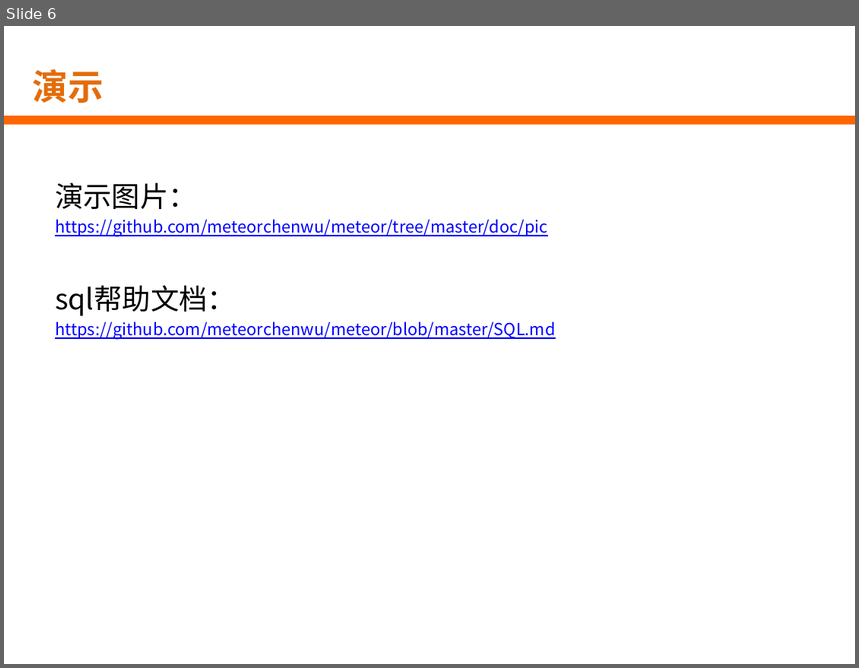
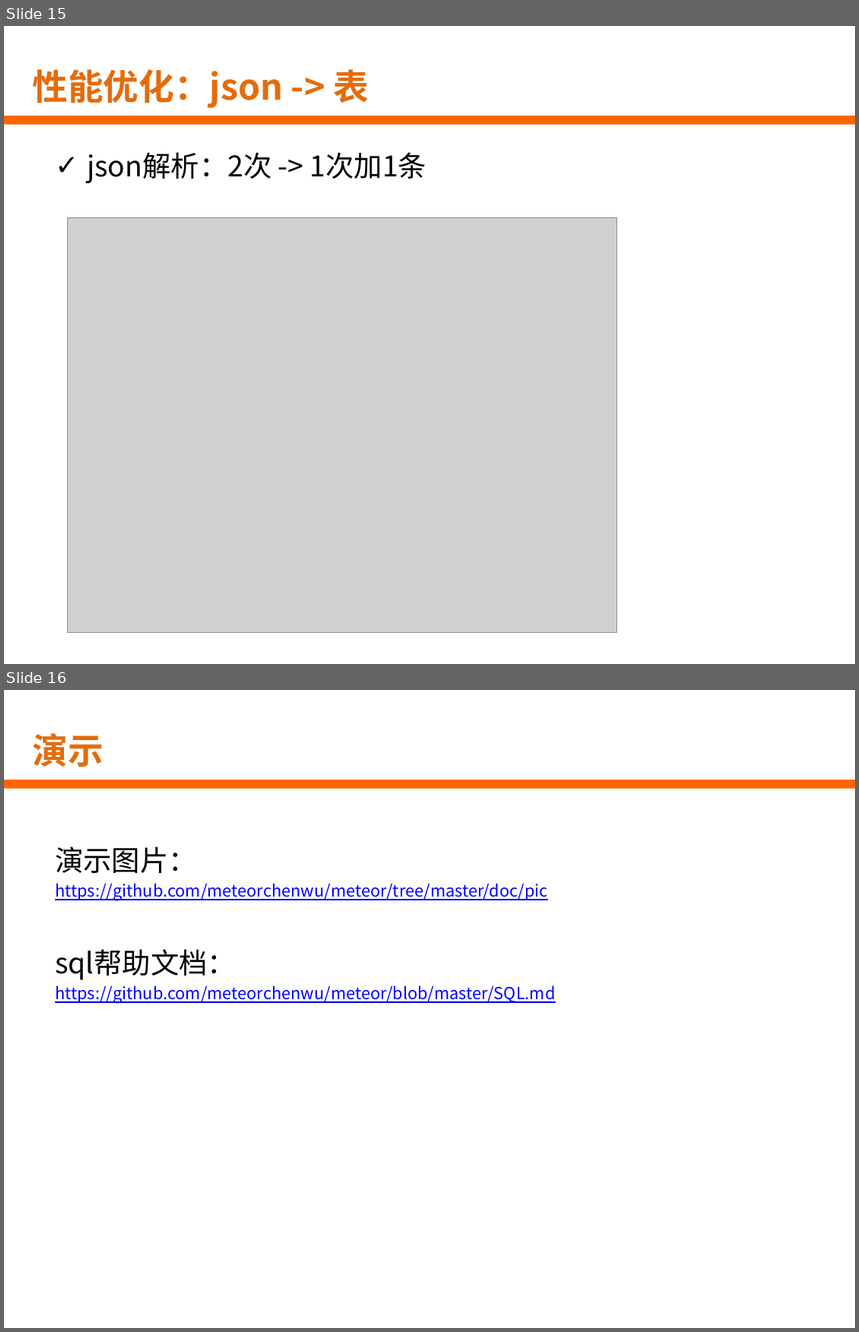
Before and after one commit to HNJame/meteor, a slide deck: doc/ppt/流星实时开发平台介绍.pptx. Shown one above the other, each under a label of ours: slide 6 before the commit, slides 15 and 16 after it. The pictures are 859x668 and 859x1332 pixels, drawn with LibreOffice and Linux fonts; fonts in the diff are those of the drawing; grey boxes stand for pictures; background and template pictures are left out. Boxes give left, top, right and bottom in pixels: in the first picture for what was removed or moved away, otherwise in the second. Text is boxed around its words. In the diff, an @@ line names an element or a change of style, - is before the commit and + after.

```diff
--- a/doc/ppt/流星实时开发平台介绍.pptx
+++ b/doc/ppt/流星实时开发平台介绍.pptx
@@ slide 15 added at (x1=4, y1=26, x2=855, y2=664), background picture (left out); not listed: 1 template element that a slide beside it also shows @@
@@ title added at (x1=32, y1=69, x2=369, y2=108), 30 pt, text #E46C0A, bold @@
+性能优化：json -> 表
@@ text added at (x1=87, y1=152, x2=427, y2=183), 24 pt, text #000000 @@
+✓ json解析：2次 -> 1次加1条
@@ picture added at (x1=68, y1=218, x2=618, y2=632) @@
@@ what was slide 6 is now slide 16 @@
```
Also in this commit, not shown: 4 slides changed, 10 other slides added, 1 slide removed, 1 other file.
